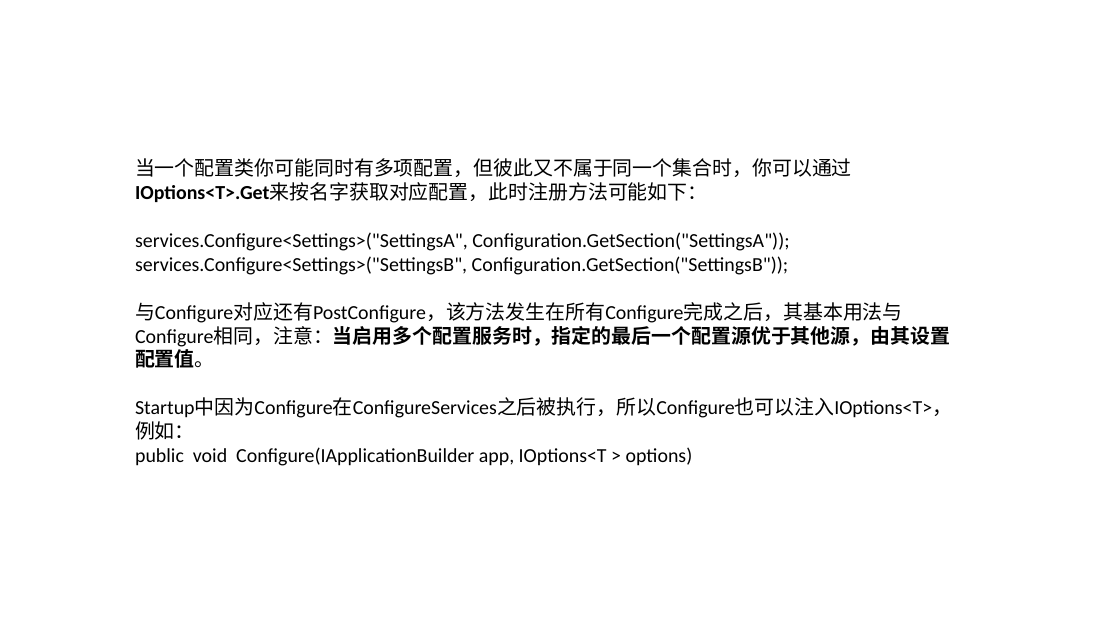
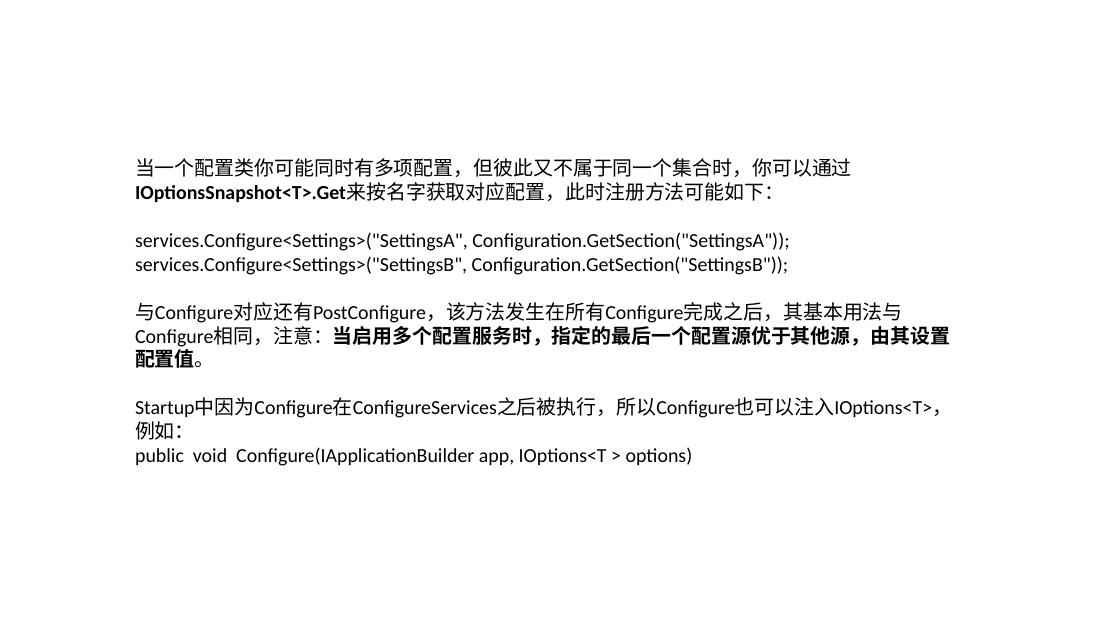
Before and after one commit to fdstar/Doc, a slide deck: slide 16 of NET Core/asp.net core webapi基础知识.pptx. Drawn at 1120x630 pixels with LibreOffice and Linux fonts; fonts in the diff are those of the drawing; background and template pictures are left out. Boxes give left, top, right and bottom in pixels: in the first picture for what was removed or moved away, otherwise in the second. Text is boxed around its words. In the diff, an @@ line names an element or a change of style, - is before the commit and + after.

Commit message:
修正指定名称的配置读取方式

```diff
--- a/NET Core/asp.net core webapi基础知识.pptx
+++ b/NET Core/asp.net core webapi基础知识.pptx
@@ text at box(135, 158, 852, 202): text changed @@
-当一个配置类你可能同时有多项配置，但彼此又不属于同一个集合时，你可以通过IOptions<T>.Get来按名字获取对应配置，此时注册方法可能如下：
+当一个配置类你可能同时有多项配置，但彼此又不属于同一个集合时，你可以通过IOptionsSnapshot<T>.Get来按名字获取对应配置，此时注册方法可能如下：
```
